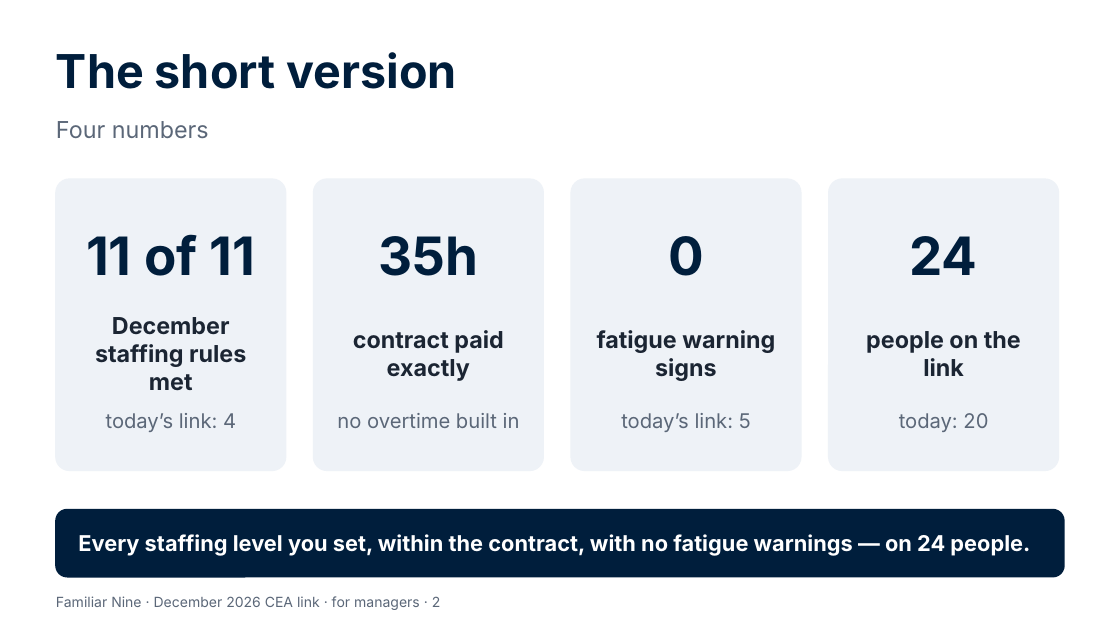
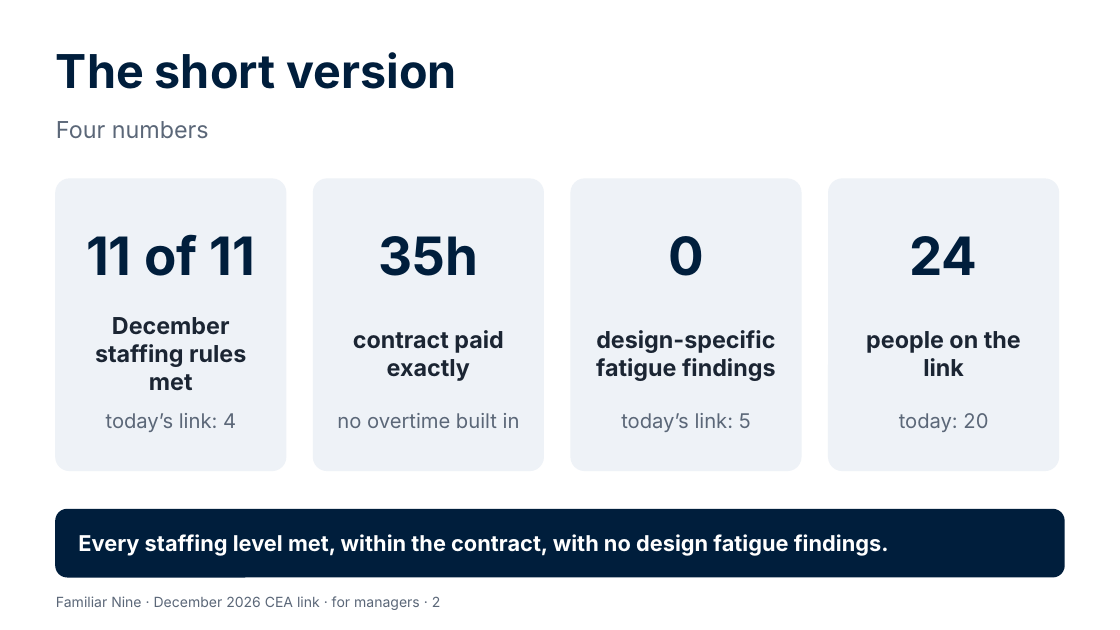
Before and after one commit to Garethdavidmiller/roster-app, a slide deck: slide 2 of docs/proposals/presentations/Familiar-Nine-for-managers.pptx. Drawn at 1120x630 pixels with LibreOffice and Linux fonts; fonts in the diff are those of the drawing. Boxes give left, top, right and bottom in pixels: in the first picture for what was removed or moved away, otherwise in the second. Text is boxed around its words. In the diff, an @@ line names an element or a change of style, - is before the commit and + after.

```diff
--- a/docs/proposals/presentations/Familiar-Nine-for-managers.pptx
+++ b/docs/proposals/presentations/Familiar-Nine-for-managers.pptx
@@ text at (x1=596, y1=330, x2=776, y2=381): text changed @@
-fatigue warning signs
+design-specific fatigue findings
@@ text at (x1=78, y1=534, x2=889, y2=556): text changed @@
-Every staffing level you set, within the contract, with no fatigue warnings — on 24 people.
+Every staffing level met, within the contract, with no design fatigue findings.
```
Also in this commit, not shown: 4 other slides changed, 2 slides added, 1 slide removed, 5 other files.
